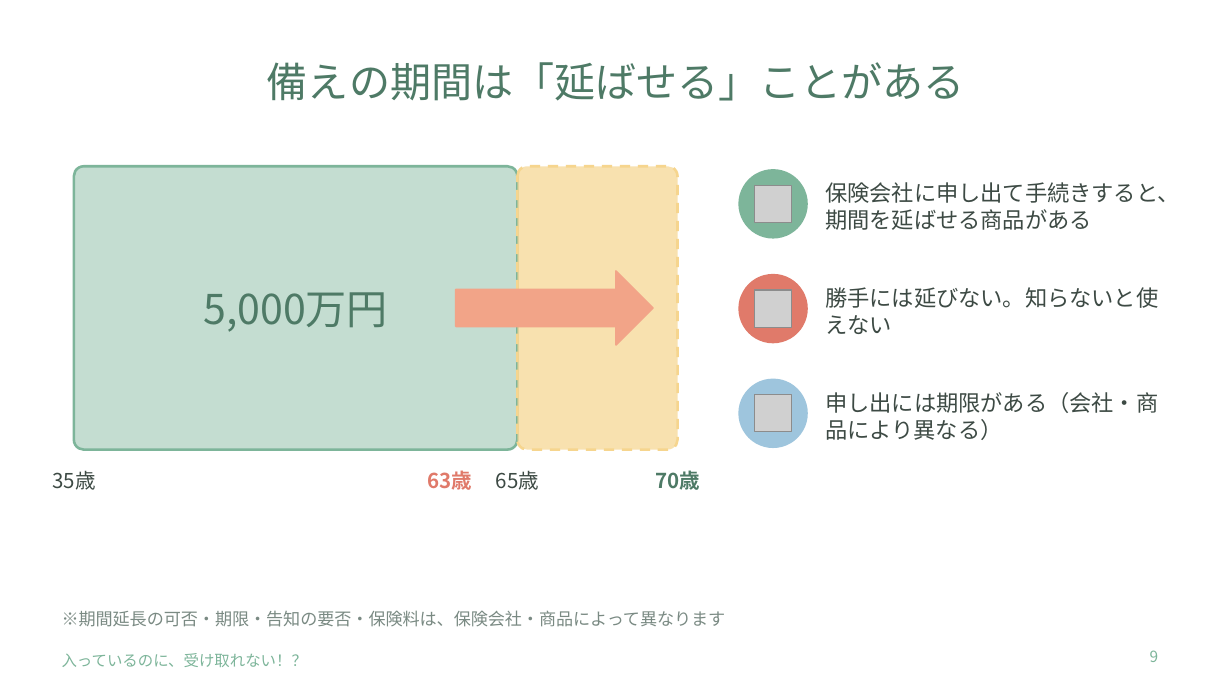
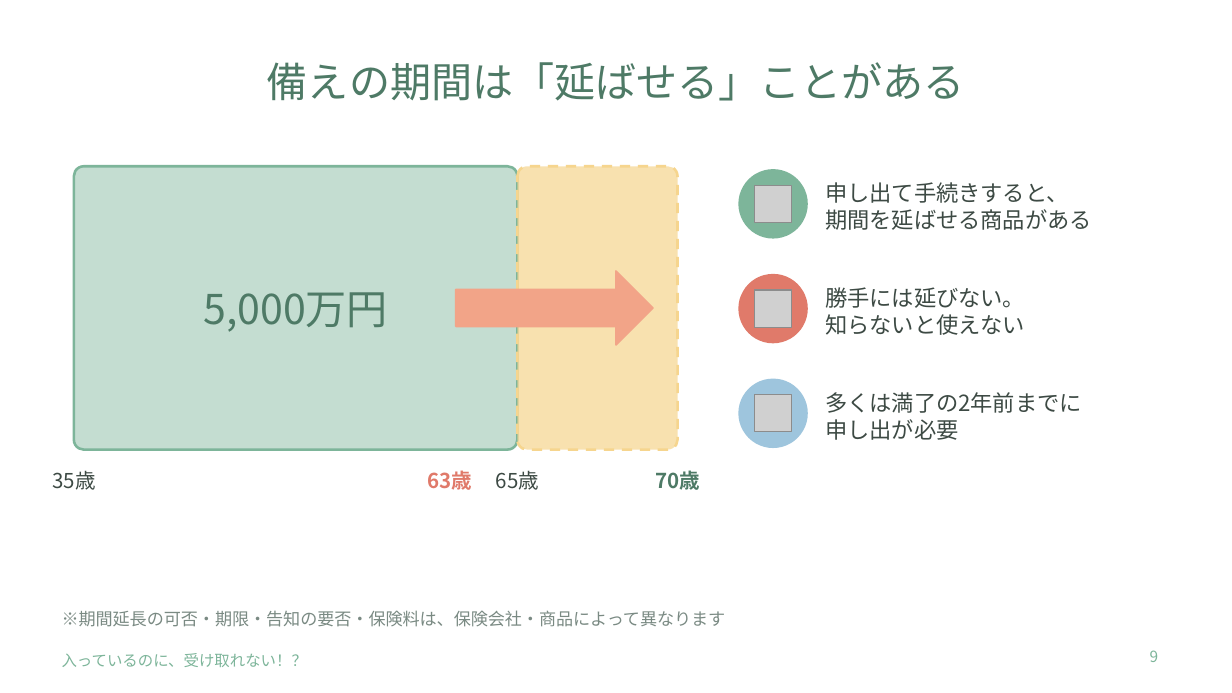
Before and after one commit to onohome403-ops/FP-onoken, a slide deck: slide 9 of セミナー資料/1127ミニセミナー_入っているのに受け取れない.pptx. Drawn at 1232x693 pixels with LibreOffice and Linux fonts; fonts in the diff are those of the drawing; grey boxes stand for pictures. Boxes give left, top, right and bottom in pixels: in the first picture for what was removed or moved away, otherwise in the second. Text is boxed around its words. In the diff, an @@ line names an element or a change of style, - is before the commit and + after.

```diff
--- a/セミナー資料/1127ミニセミナー_入っているのに受け取れない.pptx
+++ b/セミナー資料/1127ミニセミナー_入っているのに受け取れない.pptx
@@ text at [825,182,1091,230]: text changed @@
-保険会社に申し出て手続きすると、期間を延ばせる商品がある
+申し出て手続きすると、
+期間を延ばせる商品がある
@@ text at [825,287,1025,335]: spaces changed @@
-勝手には延びない。知らないと使えない
+勝手には延びない。
+知らないと使えない
@@ text at [825,392,1081,440]: text changed @@
-申し出には期限がある（会社・商品により異なる）
+多くは満了の2年前までに
+申し出が必要
```
Also in this commit, not shown: 1 other slide changed, 1 slide added, 1 other file.
